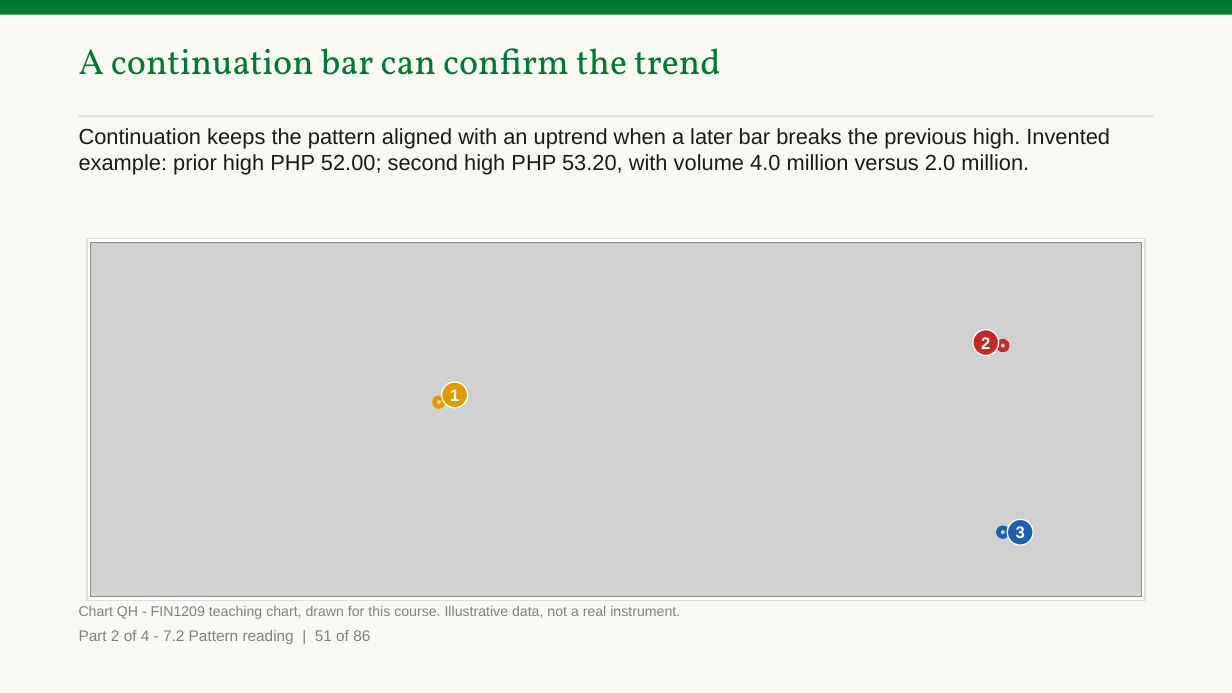
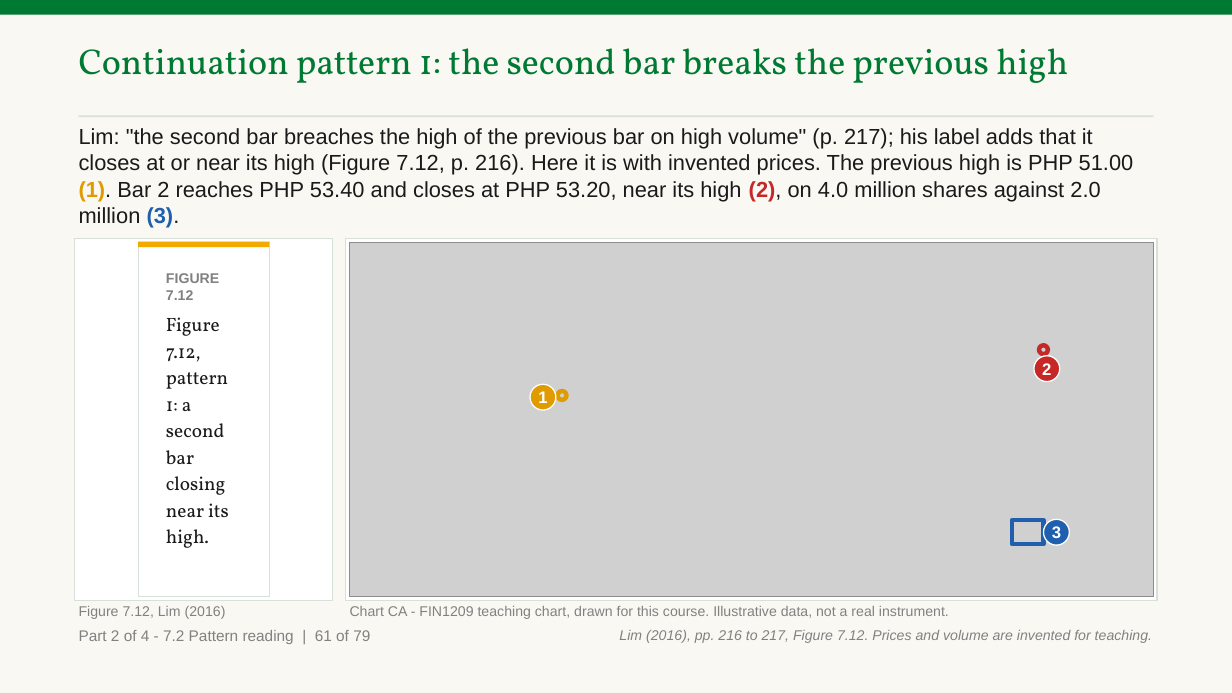
Before and after one commit to benjiesotelo-sudo/Telos_FIN1209, a slide deck: slide 106 of chapter-07/FIN1209-Chapter-07.pptx (slide 90 before the commit). Drawn at 1232x693 pixels with LibreOffice and Linux fonts; fonts in the diff are those of the drawing; grey boxes stand for pictures. Boxes give left, top, right and bottom in pixels: in the first picture for what was removed or moved away, otherwise in the second. Text is boxed around its words. In the diff, an @@ line names an element or a change of style, - is before the commit and + after.

Commit message:
feat(ch7): rebuild Part 2 as written slides, rebased onto the Part 1 rework (#47)
Rebased onto main e008182 as one commit; the previous branch history
(210bbcf to b8488bb) is kept on backup/fm-fin1209-ch7-p2-b8488bb.
Parts 1, 3 and 4 and every non-Part 2 chart are unchanged from main.

Part 2 (section 7.2) is written slide by slide: every single, double,
triple and multiple bar form of Figures 7.4 to 7.11 on its own slide with
the book's one drawing beside an invented chart, both continuation
patterns, the 16 characteristics recalled from Chapter 5, Figure 7.13 and
barrier proximity, with a check after each group.

Read 3 fixes: Figure 7.5 overview and Figure 7.8 form 3 crops keep Lim's
labels whole (a white display mask covers form 2's arrow, which no
straight cut can exclude); bullish multiple form 1's red box holds only
the narrow bars; Part 2 charts with no volume say "Prices are invented
for teaching." Figure 7.11 is 975 x 720 after its re-extraction.

```diff
--- a/chapter-07/FIN1209-Chapter-07.pptx
+++ b/chapter-07/FIN1209-Chapter-07.pptx
@@ text at [79, 48, 1068, 83]: text changed @@
-A continuation bar can confirm the trend
+Continuation pattern 1: the second bar breaks the previous high
@@ text at [79, 128, 1134, 227]: text changed @@
-Continuation keeps the pattern aligned with an uptrend when a later bar breaks the previous high. Invented example: prior high PHP 52.00; second high PHP 53.20, with volume 4.0 million versus 2.0 million.
+Lim: "the second bar breaches the high of the previous bar on high volume" (p. 217); his label adds that it closes at or near its high (Figure 7.12, p. 216). Here it is with invented prices. The previous high is PHP 51.00 (1). Bar 2 reaches PHP 53.40 and closes at PHP 53.20, near its high (2), on 4.0 million shares against 2.0 million (3).
@@ rectangle: place and size @@
-rectangle at [87, 238, 1145, 601]
+rectangle at [75, 238, 333, 601]
@@ rectangle added at [346, 238, 1157, 601], fill #FFFFFF, outline #D7E0D9 1 pt @@
@@ rectangle added at [139, 242, 270, 597], fill #FFFFFF, outline #D7E0D9 1 pt @@
@@ rectangle added at [139, 242, 270, 248], fill #F2A900 @@
@@ picture: place and size @@
-picture at [91, 242, 1141, 597]
+picture at [349, 242, 1153, 597]
@@ text added at [166, 273, 229, 548], 15 pt, text #1A1A1A @@
+FIGURE 7.12
+Figure 7.12, pattern 1: a second bar closing near its high.
@@ ellipse "2": place and size @@
-ellipse "2" at [973, 330, 999, 356]
+ellipse "2" at [1034, 356, 1060, 382]
@@ ellipse: place and size @@
-ellipse at [998, 341, 1007, 350]
+ellipse at [1039, 346, 1048, 355]
@@ ellipse "1": place and size @@
-ellipse "1" at [442, 382, 468, 408]
+ellipse "1" at [531, 384, 556, 410]
@@ ellipse: place and size @@
-ellipse at [434, 397, 444, 407]
+ellipse at [557, 391, 567, 400]
@@ ellipse removed at [998, 528, 1007, 537] @@
@@ rectangle added at [1012, 520, 1043, 544], outline #1F5FAD 3.5 pt @@
@@ ellipse "3": place and size @@
-ellipse "3" at [1007, 519, 1033, 545]
+ellipse "3" at [1043, 519, 1069, 545]
@@ text added at [79, 606, 226, 619], 11 pt, text #818181 @@
+Figure 7.12, Lim (2016)
@@ text at [350, 606, 949, 619]: text changed @@
-Chart QH - FIN1209 teaching chart, drawn for this course. Illustrative data, not a real instrument.
+Chart CA - FIN1209 teaching chart, drawn for this course. Illustrative data, not a real instrument.
@@ text at [79, 630, 370, 644]: text changed @@
-Part 2 of 4 - 7.2 Pattern reading | 51 of 86
+Part 2 of 4 - 7.2 Pattern reading | 61 of 79
@@ text added at [619, 630, 1152, 643], 11 pt, text #818181, italic @@
+Lim (2016), pp. 216 to 217, Figure 7.12. Prices and volume are invented for teaching.
```
Also in this commit, not shown: 106 other slides changed, 63 slides added, 64 slides removed, 6 other files.
